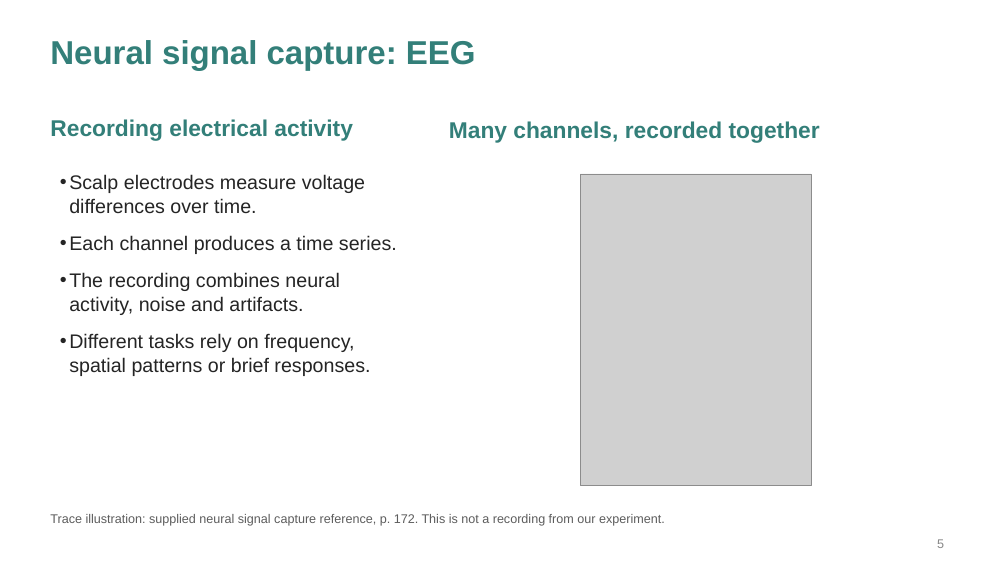
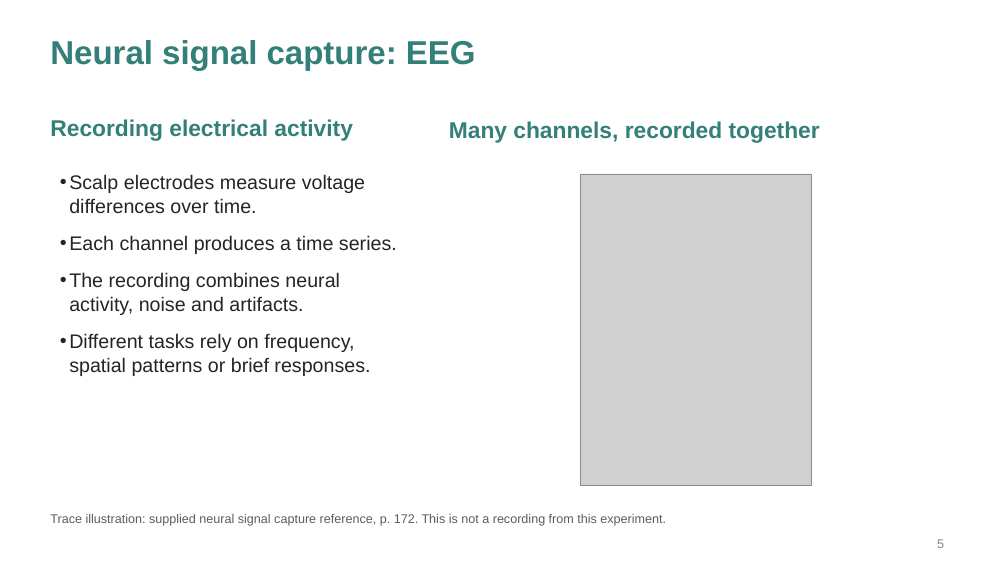
Before and after one commit to Deb044/DataCompression, a slide deck: slide 5 of output/presentation/every-bit-of-the-brain.pptx. Drawn at 1008x567 pixels with LibreOffice and Linux fonts; fonts in the diff are those of the drawing; grey boxes stand for pictures. Boxes give left, top, right and bottom in pixels: in the first picture for what was removed or moved away, otherwise in the second. Text is boxed around its words. In the diff, an @@ line names an element or a change of style, - is before the commit and + after.

```diff
--- a/output/presentation/every-bit-of-the-brain.pptx
+++ b/output/presentation/every-bit-of-the-brain.pptx
@@ text at [50,514,666,526]: text changed @@
-Trace illustration: supplied neural signal capture reference, p. 172. This is not a recording from our experiment.
+Trace illustration: supplied neural signal capture reference, p. 172. This is not a recording from this experiment.
```
Also in this commit, not shown: 11 other slides changed, 5 other files.
